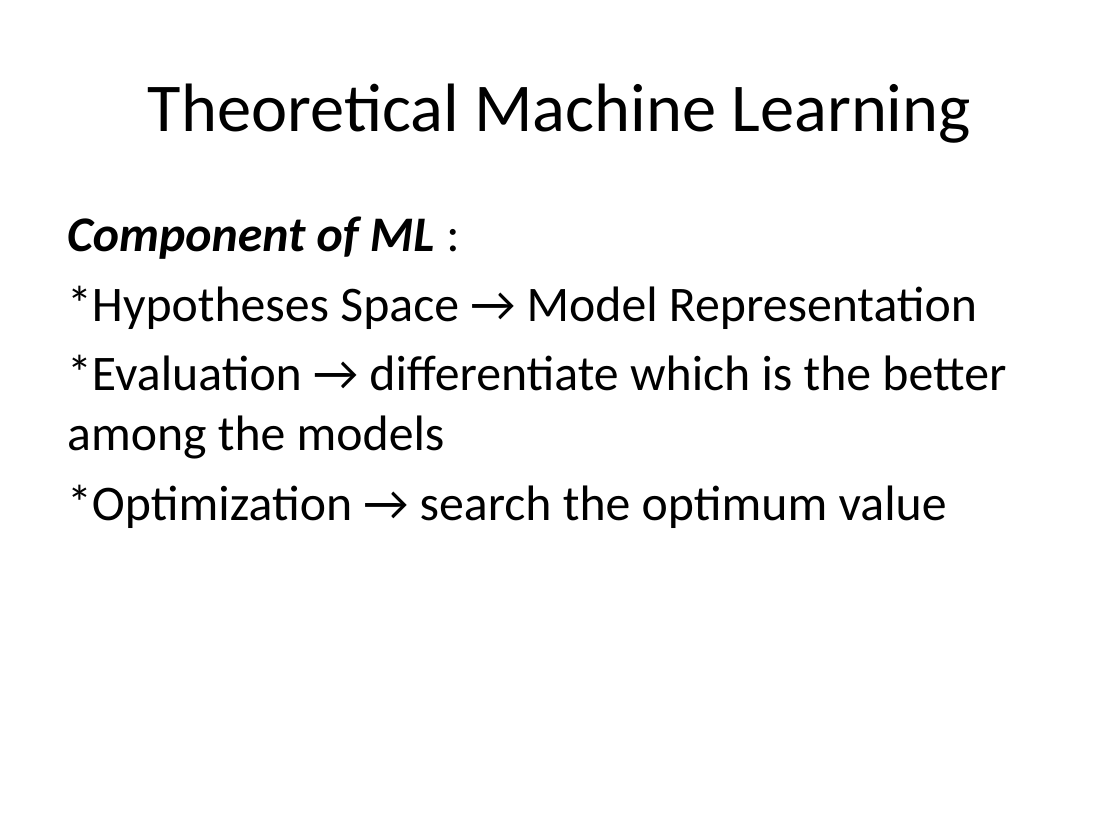
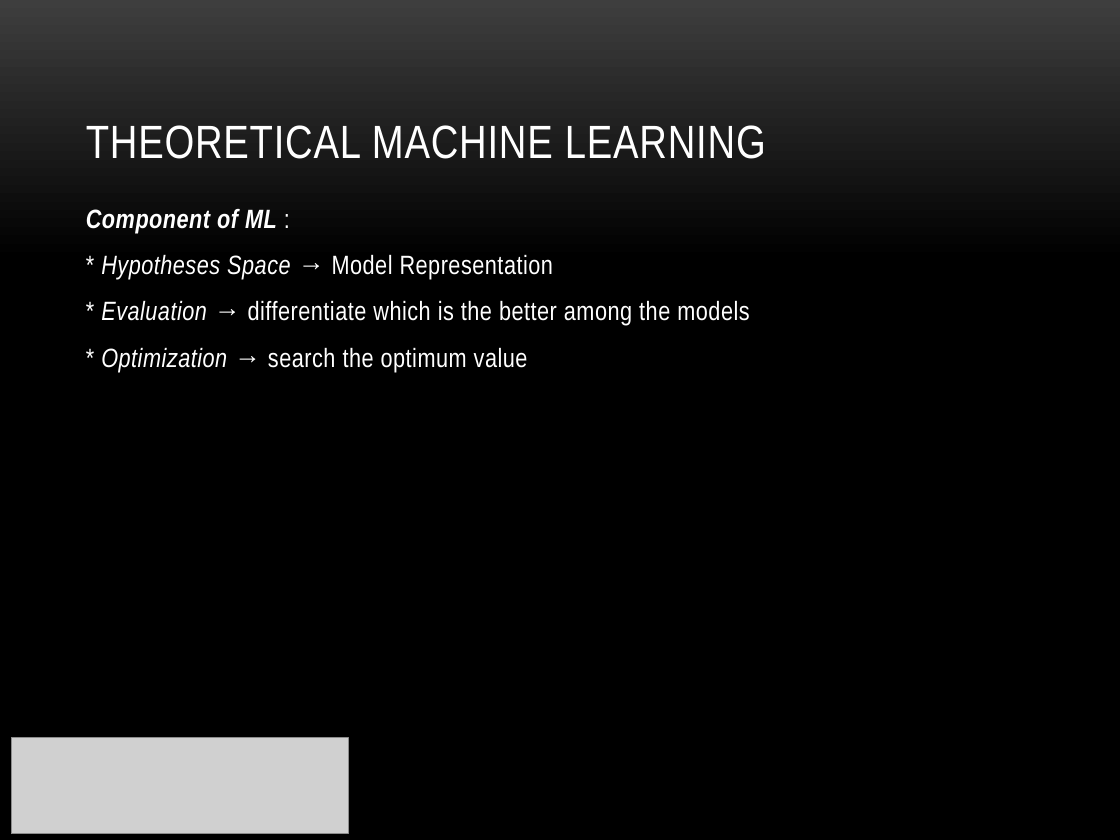
Before and after one commit to markus0708/Workshop_Python_-_ML, a slide deck: slide 3 of Part II Supervised_Learning/Supervised Learning.pptx. Drawn at 1120x840 pixels with LibreOffice and Linux fonts; fonts in the diff are those of the drawing; grey boxes stand for pictures; background and template pictures are left out. Boxes give left, top, right and bottom in pixels: in the first picture for what was removed or moved away, otherwise in the second. Text is boxed around its words. In the diff, an @@ line names an element or a change of style, - is before the commit and + after.

Commit message:
edit Supervised_Learning

```diff
--- a/Part II Supervised_Learning/Supervised Learning.pptx
+++ b/Part II Supervised_Learning/Supervised Learning.pptx
@@ background #FFFFFF to picture (left out) @@
@@ title "THEORETICAL MACHINE LEARNING" at box(86, 125, 766, 159): vertical alignment middle to bottom @@
@@ title at box(86, 125, 766, 159): text changed; size 44 to 30 pt; font Calibri to Arial Narrow; text colour #000000 to #FFFFFF @@
-Theoretical Machine Learning
+THEORETICAL MACHINE LEARNING
@@ text "Component of ML :": place and size @@
-text "Component of ML :" at box(67, 216, 1006, 528)
+text "Component of ML :" at box(86, 209, 749, 372)
@@ text at box(86, 209, 277, 233): size 32 to 17 pt, font Calibri to Arial Narrow, text colour #000000 to #FFFFFF, letter spacing 0 to 0.3 pt in "Component of ML :"; more space between paragraphs @@
@@ text at box(101, 254, 749, 372): text changed; size 32 to 17 pt; font Calibri to Arial Narrow; text colour #000000 to #FFFFFF @@
-*Hypotheses Space → Model Representation
-*Evaluation → differentiate which is the better among the models
-*Optimization → search the optimum value
+* Hypotheses Space → Model Representation
+* Evaluation → differentiate which is the better among the models
+* Optimization → search the optimum value
@@ picture added at box(11, 737, 348, 833) @@
```
Also in this commit, not shown: 7 other slides changed, 3 slides added, 2 slides removed, 2 other files.
